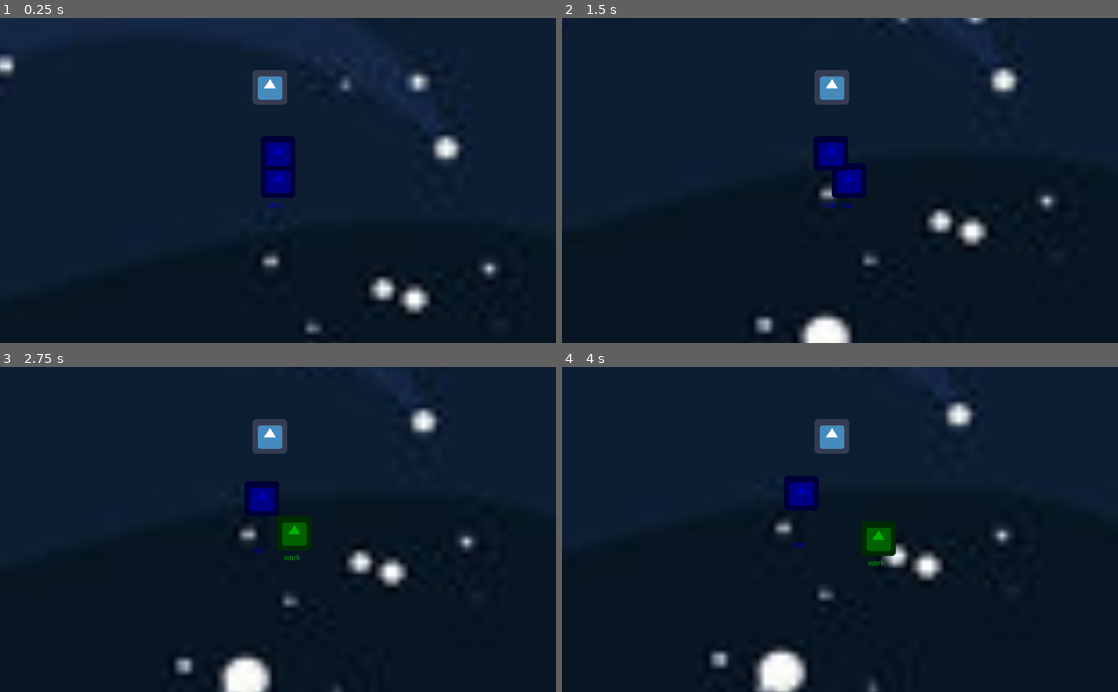
Above: before the commit, frames 1-4 (two rows, left to right).
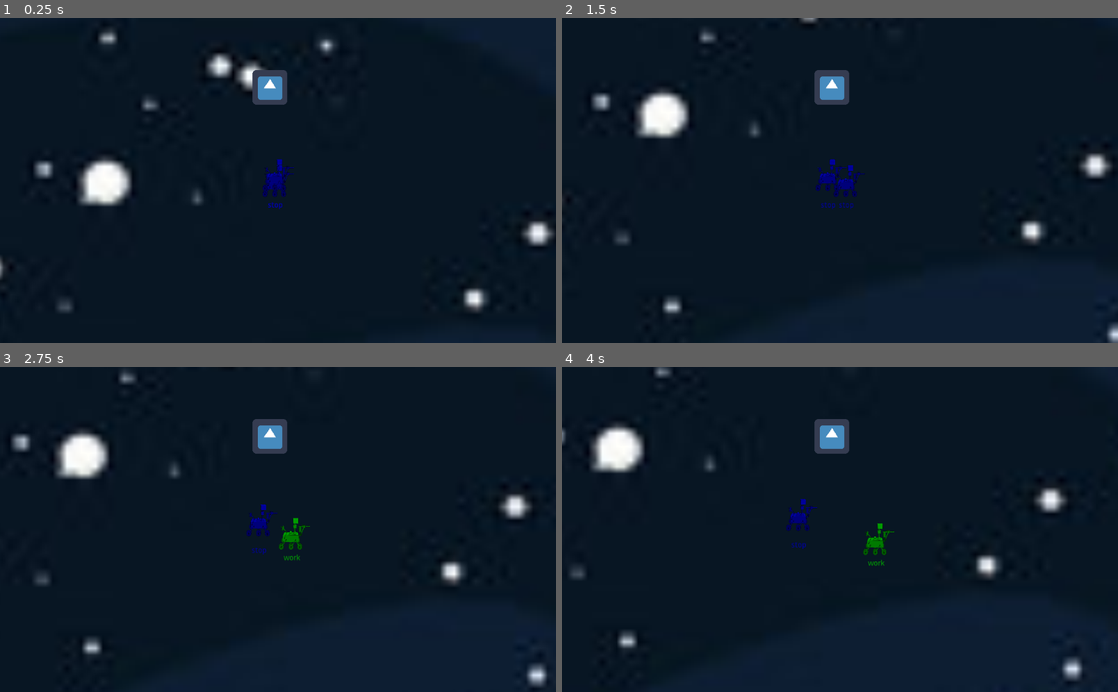
Above: after the commit, the same moments.

Repository: killicolin/SCI-GJ-3
Game: Godot game, scene res://Level1.tscn
Two runs of this game, one before a commit and one after it. Both use one fixed random seed, a clock stepped at 60 frames per second and the inputs below. The engine's default icon, where the game draws it, is replaced by a stand-in: a white triangle on a blue panel in a dark square.
Inputs:
- Up to frame 1 (0.25 s): no input
- Up to frame 2 (1.5 s): tap Enter at 0.5 s; hold Right (p1_right) 0.53-1.28 s; hold Space (p1_action) 0.53-1.28 s; tap Down (p1_stop) at 1.35 s
- Up to frame 3 (2.75 s): hold Right (p1_right) from 2.03 s (still down); hold Q (p2_action) from 2.03 s (still down)
- Up to frame 4 (4 s): release Q (p2_action) at 2.78 s; tap D (p2_right) at 2.85 s; release Right (p1_right) at 3.53 s; hold S (p2_stop) from 3.53 s (still down)

The runs differ from the first frame. In frame 1, 13% of the frame differs, in the area x 0-100%, y 0-98%; in frame 2, 6.8%; in frame 3, 7.0%; in frame 4, 6.8%.

Commit message:
rover offset

Diff:
--- a/Level1.tscn
+++ b/Level1.tscn
@@ -49,7 +49,6 @@
 [node name="backGroundCanva" type="ParallaxBackground" parent="."]
 
 [node name="ParallaxLayer" type="ParallaxLayer" parent="backGroundCanva"]
-position = Vector2( 300, 412 )
 motion_scale = Vector2( 0.5, 0.5 )
 
 [node name="background" type="Sprite" parent="backGroundCanva/ParallaxLayer"]
--- a/PlayerRobot.gd
+++ b/PlayerRobot.gd
@@ -18,7 +18,7 @@
 func ready():
 	if player == "p2":
 		$AnimatedSprite.z_index = -1
-		$AnimatedSprite.offset = Vector2(0, -50)
+		$AnimatedSprite.offset = Vector2(0, -500)
 
 func get_input():
 	var input_direction = Vector2(0,0)
--- a/Robot.tscn
+++ b/Robot.tscn
@@ -1,6 +1,6 @@
 [gd_scene load_steps=5 format=2]
 
-[ext_resource path="res://icon.png" type="Texture" id=1]
+[ext_resource path="res://Sprite/Roover_gris.png" type="Texture" id=1]
 [ext_resource path="res://PlayerRobot.gd" type="Script" id=2]
 
 [sub_resource type="SpriteFrames" id=1]
@@ -19,6 +19,8 @@
 script = ExtResource( 2 )
 
 [node name="AnimatedSprite" type="AnimatedSprite" parent="."]
+position = Vector2( -2, 1.00001 )
+scale = Vector2( 0.151111, 0.220736 )
 frames = SubResource( 1 )
 
 [node name="CollisionShape2D" type="CollisionShape2D" parent="."]
Binary file added: Sprite/Roover_gris.png
Not shown, added: Sprite/Roover_gris.png.import
